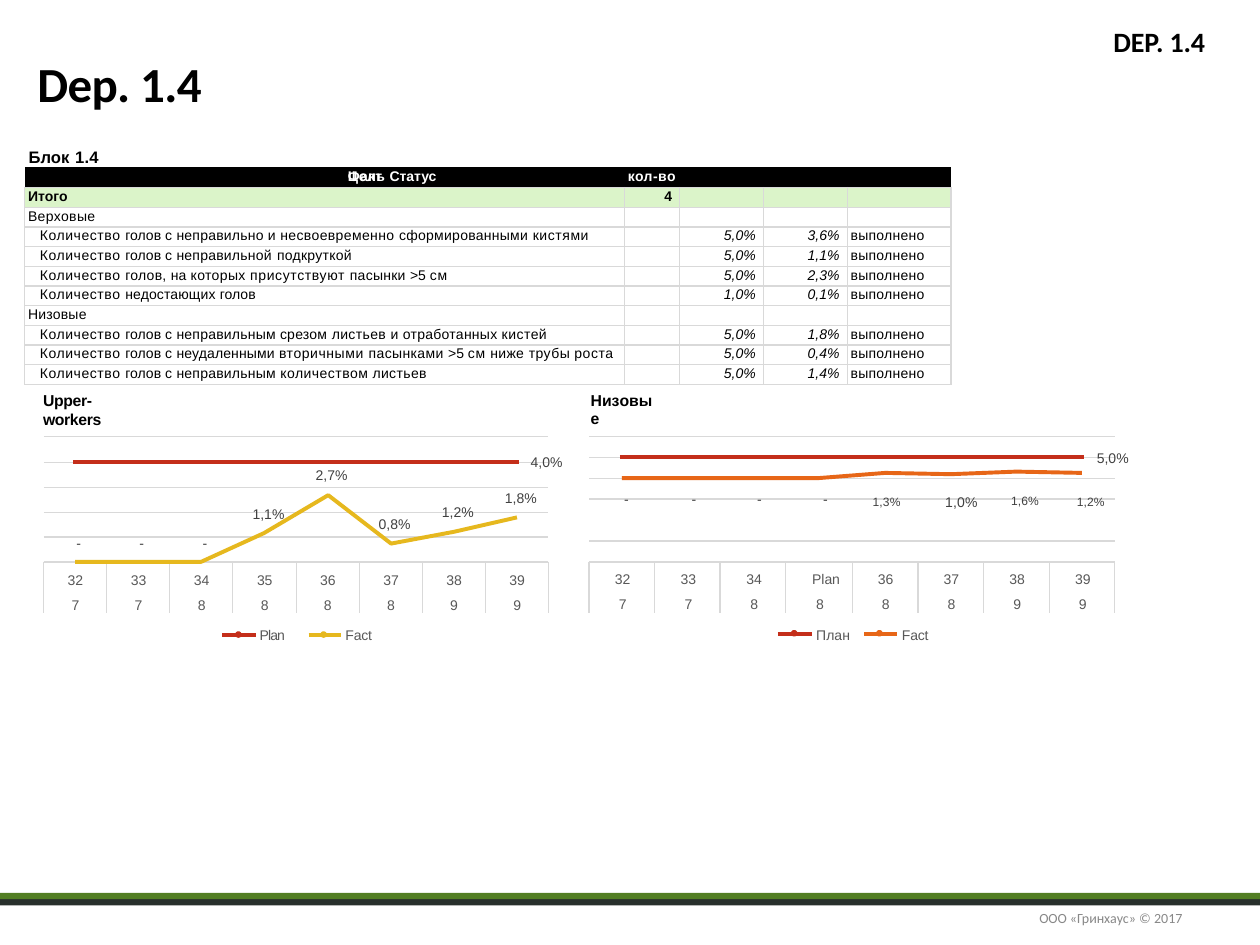
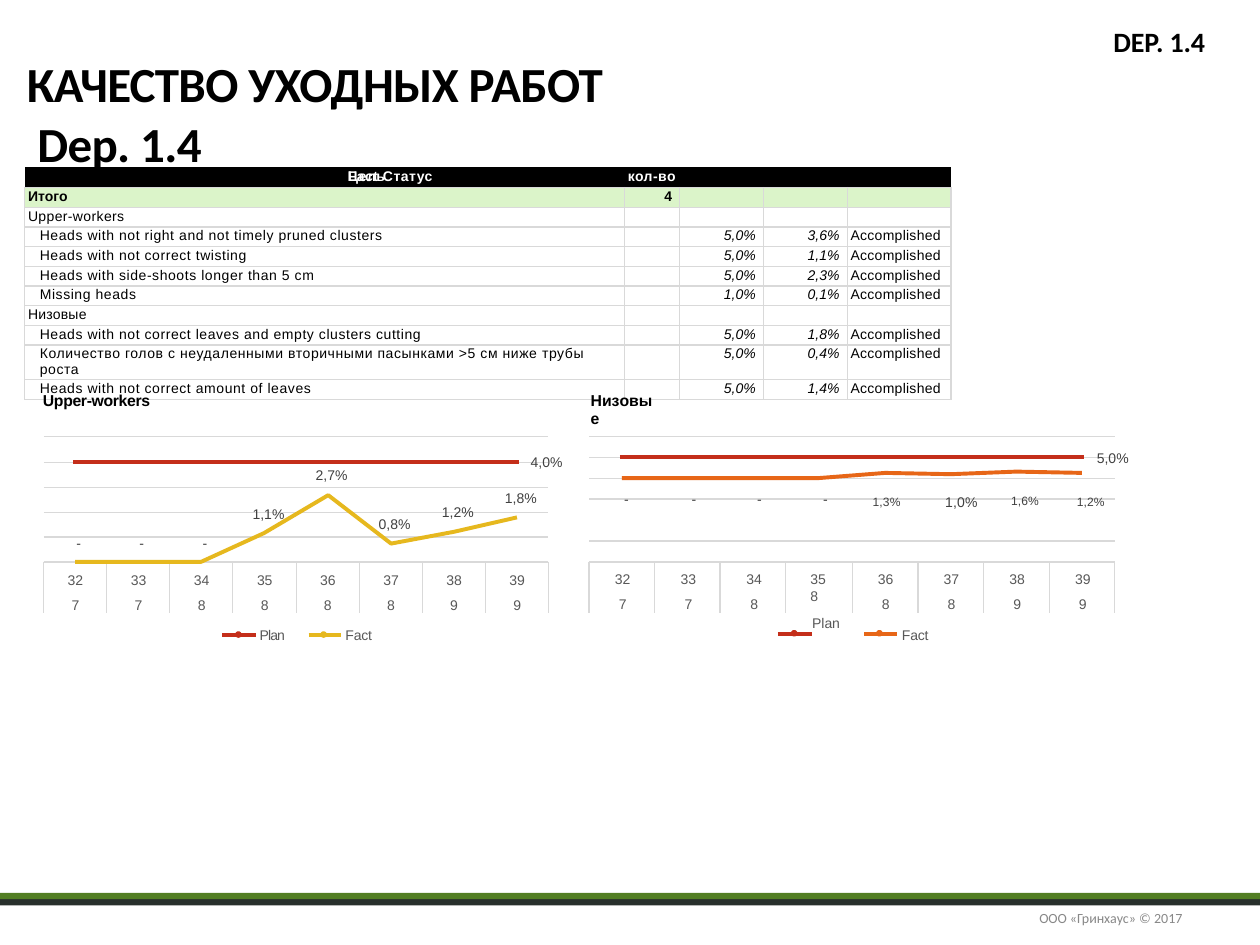
Before and after one commit to Sehin/pptx-translate, a slide deck: slide 24 of new.pptx. Drawn at 1260x945 pixels with LibreOffice and Linux fonts; fonts in the diff are those of the drawing; background and template pictures are left out. Boxes give left, top, right and bottom in pixels: in the first picture for what was removed or moved away, otherwise in the second. Text is boxed around its words. In the diff, an @@ line names an element or a change of style, - is before the commit and + after.

```diff
--- a/new.pptx
+++ b/new.pptx
@@ text at (27,70,603,174): text changed @@
-Dep. 1.4
-Блок 1.4
+КАЧЕСТВО УХОДНЫХ РАБОТ
+Dep. 1.4
@@ table at (25,168,953,401) @@
-row 1, column 1: кол-во Цель Факт Статус
+row 1, column 1: кол-во Цель Fact Статус
-row 3, column 1: Верховые
+row 3, column 1: Upper-workers
-row 4, column 1: Количество голов с неправильно и несвоевременно сформированными кистями
+row 4, column 1: Heads with not right and not timely pruned clusters
-row 4, column 5: выполнено
+row 4, column 5: Accomplished
-row 5, column 1: Количество голов с неправильной подкруткой
+row 5, column 1: Heads with not correct twisting
-row 5, column 5: выполнено
+row 5, column 5: Accomplished
-row 6, column 1: Количество голов, на которых присутствуют пасынки >5 см
+row 6, column 1: Heads with side-shoots longer than 5 cm
-row 6, column 5: выполнено
+row 6, column 5: Accomplished
-row 7, column 1: Количество недостающих голов
+row 7, column 1: Missing heads
-row 7, column 5: выполнено
+row 7, column 5: Accomplished
-row 9, column 1: Количество голов с неправильным срезом листьев и отработанных кистей
+row 9, column 1: Heads with not correct leaves and empty clusters cutting
-row 9, column 5: выполнено
+row 9, column 5: Accomplished
-row 10, column 1: Количество голов с неудаленными вторичными пасынками >5 см ниже трубы роста
+row 10, column 1: Количecтво голов с неудаленными вторичными пасынками >5 см ниже трубы роста
-row 10, column 5: выполнено
+row 10, column 5: Accomplished
-row 11, column 1: Количество голов с неправильным количеством листьев
+row 11, column 1: Heads with not correct amount of leaves
-row 11, column 5: выполнено
+row 11, column 5: Accomplished
@@ text "Upper-workers" rewrapped from (43,395,101,425) to (43,394,150,410) @@
@@ text at (810,574,840,628): text changed @@
-Plan
-8
-План
+35
+8
+Plan
```
Also in this commit, not shown: 23 other slides changed, 11 other files.
